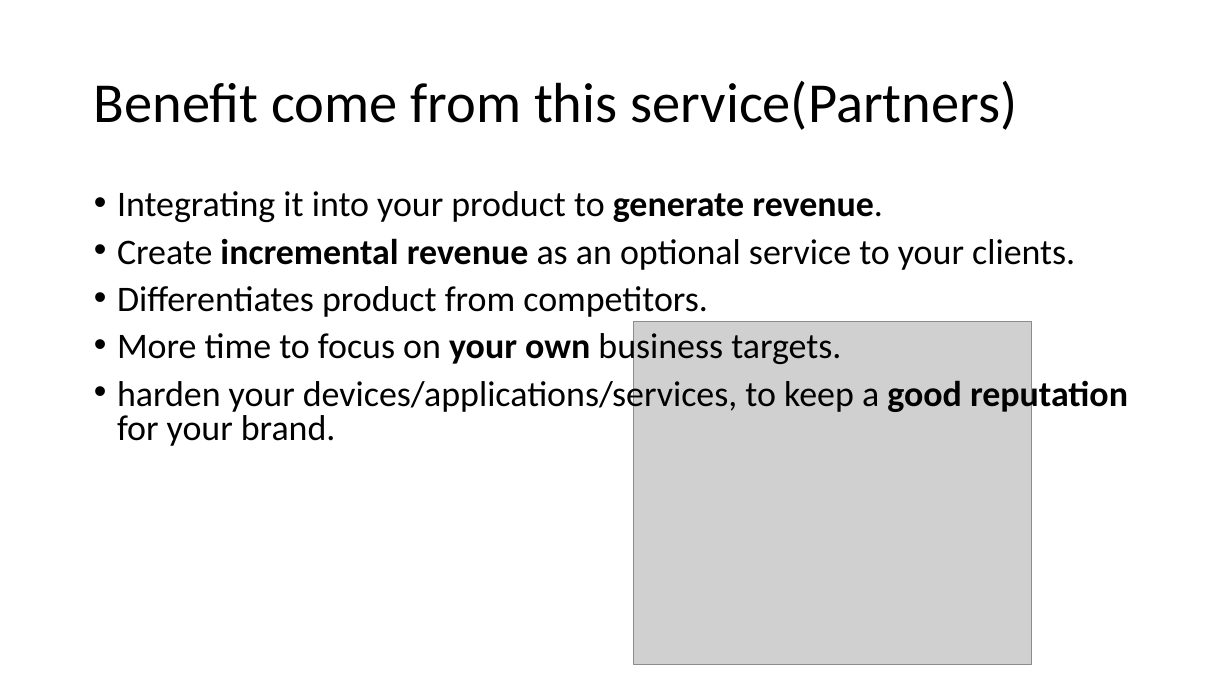
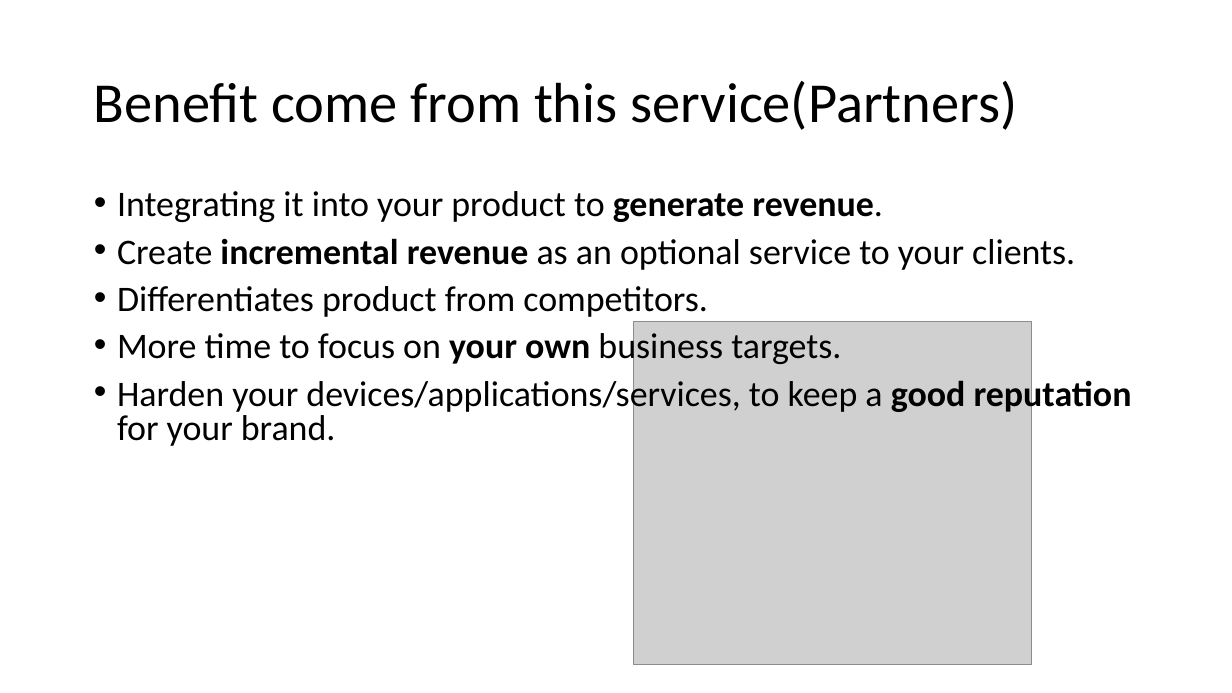
Before and after one commit to jacqbb/webscan, a slide deck: slide 16 of urlinfo_presentation.pptx (slide 17 before the commit). Drawn at 1232x693 pixels with LibreOffice and Linux fonts; fonts in the diff are those of the drawing; grey boxes stand for pictures; background and template pictures are left out. Boxes give left, top, right and bottom in pixels: in the first picture for what was removed or moved away, otherwise in the second. Text is boxed around its words. In the diff, an @@ line names an element or a change of style, - is before the commit and + after.

```diff
--- a/urlinfo_presentation.pptx
+++ b/urlinfo_presentation.pptx
@@ text at (117,376,1132,446): text changed @@
-• harden your devices/applications/services, to keep a good reputation for your brand.
+• Harden your devices/applications/services, to keep a good reputation for your brand.
```
Also in this commit, not shown: 17 other slides changed, 1 slide removed, 5 other files.
